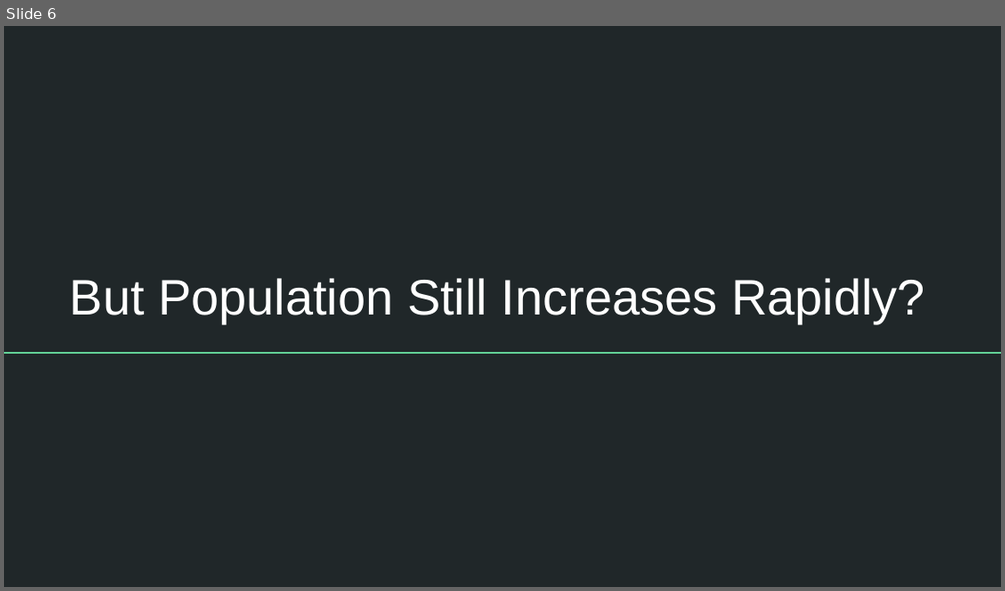
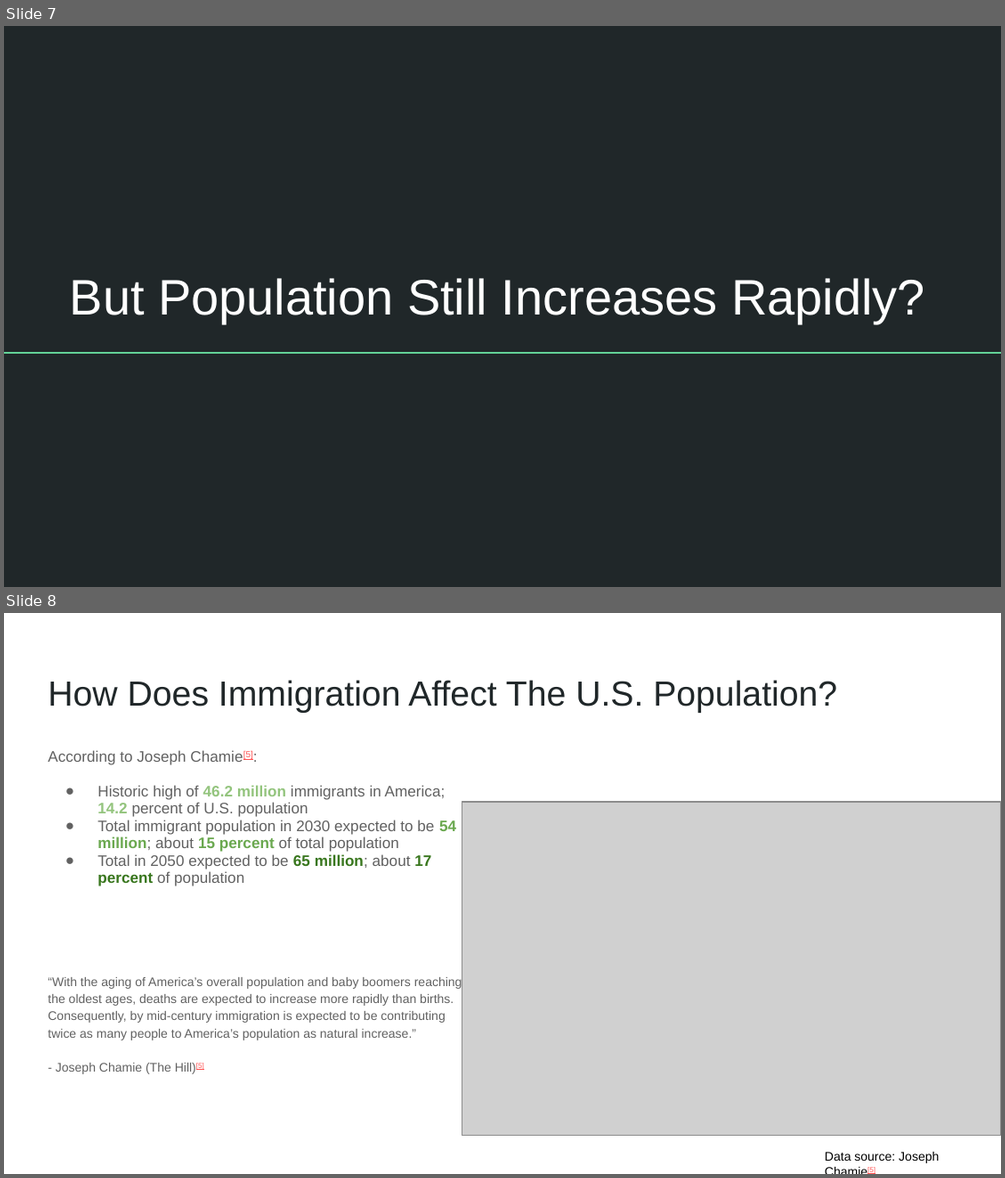
Before and after one commit to chloelinli/image-classification, a slide deck: projects/us_birth_rate_trends_20221006/presentation/primary_population_contributor.pptx. Shown one above the other, each under a label of ours: slide 6 before the commit, slides 7 and 8 after it. The pictures are 1005x591 and 1005x1178 pixels, drawn with LibreOffice and Linux fonts; fonts in the diff are those of the drawing; grey boxes stand for pictures. Boxes give left, top, right and bottom in pixels: in the first picture for what was removed or moved away, otherwise in the second. Text is boxed around its words. In the diff, an @@ line names an element or a change of style, - is before the commit and + after.

```diff
--- a/projects/us_birth_rate_trends_20221006/presentation/primary_population_contributor.pptx
+++ b/projects/us_birth_rate_trends_20221006/presentation/primary_population_contributor.pptx
@@ slide 8 added at box(4, 613, 1001, 1174), background #FFFFFF @@
@@ title added at box(48, 680, 837, 713), 25.2 pt, text #202729 @@
+How Does Immigration Affect The U.S. Population?
@@ text added at box(48, 750, 462, 1074), 9 pt, text #616161 @@
+According to Joseph Chamie[5]:
+● Historic high of 46.2 million immigrants in America; 14.2 percent of U.S. population
+● Total immigrant population in 2030 expected to be 54 million; about 15 percent of total population
+● Total in 2050 expected to be 65 million; about 17 percent of population
+“With the aging of America’s overall population and baby boomers reaching the oldest ages, deaths are expected to increase more rapidly than births. Consequently, by mid-century immigration is expected to be contributing twice as many people to America’s population as natural increase.”
+- Joseph Chamie (The Hill)[5]
@@ picture added at box(461, 802, 1001, 1135) @@
@@ text added at box(825, 1151, 938, 1174), 9 pt, text #000000 @@
+Data source: Joseph Chamie[5]
@@ what was slide 6 is now slide 7 @@
```
Also in this commit, not shown: 4 slides changed, 1 other slide added, 1 slide removed, 1 other file.
